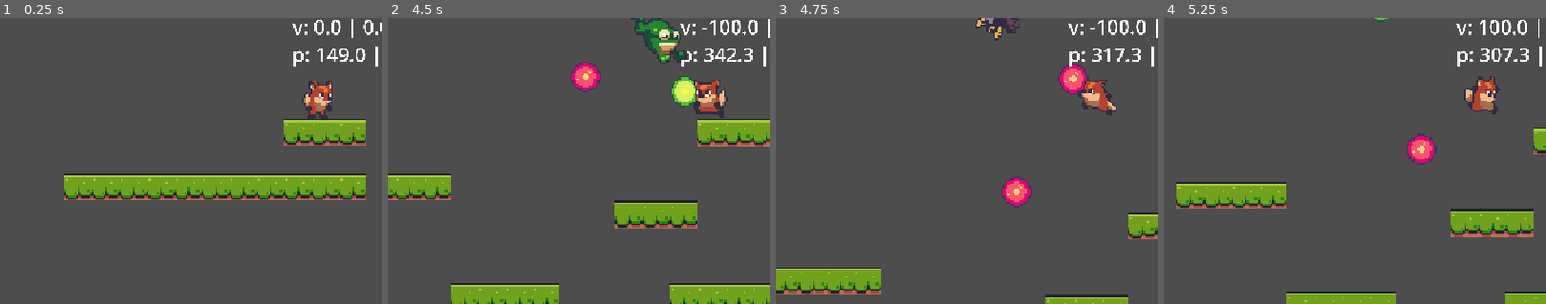
Above: before the commit, frames 1-4 (left to right).
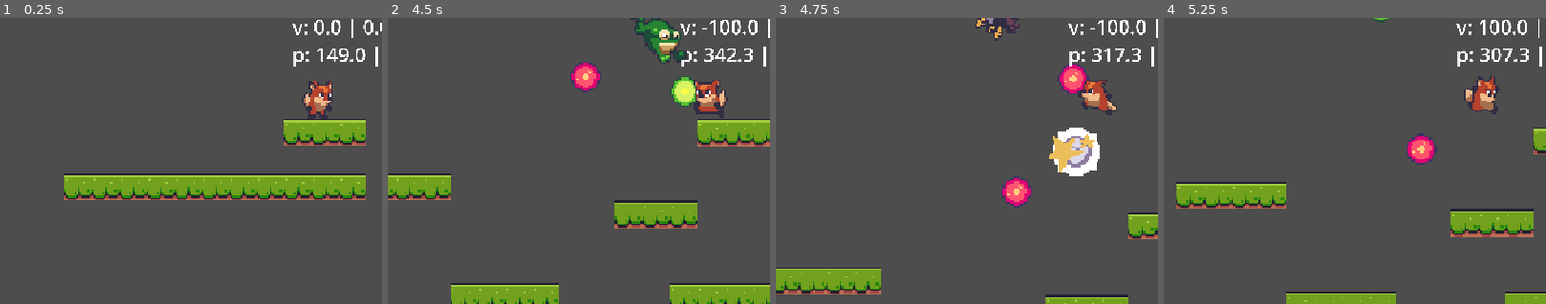
Above: after the commit, the same moments.

Repository: Mathorga/godot_training
Game: Godot game, scene res://scenes/level_base/level_base.tscn
Same seed, same stepped clock (60 frames per second), same inputs: the game is played once before the commit and once after it.
Inputs:
- Up to frame 1 (0.25 s): no input
- Up to frame 2 (4.5 s): hold M (shoot) 0.53-1.28 s; hold Right (right) 0.53-2.03 s; tap Space (jump) at 0.77, 1.52, 3.02, 3.77 s; tap M (shoot) at 1.35, 2.85, 4.35 s; hold Left (left) 2.03-2.78 s; hold M (shoot) 2.03-2.78 s; hold Right (right) 2.78-4.28 s; hold M (shoot) 3.53-4.28 s; hold Left (left) from 4.28 s (still down)
- Up to frame 3 (4.75 s): keep holding Left (left); tap Space (jump) at 4.52 s
- Up to frame 4 (5.25 s): release Left (left) at 5.03 s; hold Right (right) from 5.03 s (still down); hold M (shoot) from 5.03 s (still down)
The pictures show only the part of the screen within x 8-58%, y 37-87%; the shares and areas given below are measured in that part.

Frames 1-2 are identical in both runs. In frame 3, 1.7% of the frame differs, in the area x 71-85%, y 38-56%; in frame 4, nothing differs.

Commit message:
Added loot to foxy

Diff:
--- a/fox_antics/globals/signal_hub.gd
+++ b/fox_antics/globals/signal_hub.gd
@@ -1,6 +1,10 @@
 extends Node
 
 signal create_bullet_requested(pos: Vector2, dir: Vector2, speed: float, obj_type: Constants.ObjectType)
+signal create_object_requested(pos: Vector2, obj_type: Constants.ObjectType)
 
 func emit_create_bullet_requested(pos: Vector2, dir: Vector2, speed: float, obj_type: Constants.ObjectType) -> void:
 	create_bullet_requested.emit(pos, dir, speed, obj_type)
+
+func emit_create_object_requested(pos: Vector2, obj_type: Constants.ObjectType) -> void:
+	create_object_requested.emit(pos, obj_type)
--- a/fox_antics/scenes/enemies/enemy_base.gd
+++ b/fox_antics/scenes/enemies/enemy_base.gd
@@ -32,6 +32,8 @@
 	animated_sprite_2d.flip_h = player_ref.global_position.x > global_position.x
 
 func die() -> void:
+	SignalHub.emit_create_object_requested(global_position, Constants.ObjectType.PICKUP)
+	SignalHub.emit_create_object_requested(global_position, Constants.ObjectType.EXPLOSION)
 	set_physics_process(false)
 	queue_free()
 
--- /dev/null
+++ b/fox_antics/scenes/explosion/explosion.gd
@@ -0,0 +1,9 @@
+extends AnimatedSprite2D
+
+class_name Explosion
+
+func _enter_tree() -> void:
+	animation_finished.connect(_on_animation_finished)
+
+func _on_animation_finished() -> void:
+	queue_free()
--- /dev/null
+++ b/fox_antics/scenes/explosion/explosion.tscn
@@ -0,0 +1,61 @@
+[gd_scene load_steps=10 format=3 uid="uid://khi532tiwte"]
+
+[ext_resource type="Texture2D" uid="uid://bmcbey7ho0n4q" path="res://assets/explosion/enemy-deadth.png" id="1_plwnx"]
+[ext_resource type="Script" uid="uid://bp07x458b286u" path="res://scenes/explosion/explosion.gd" id="2_12s4q"]
+
+[sub_resource type="AtlasTexture" id="AtlasTexture_12s4q"]
+atlas = ExtResource("1_plwnx")
+region = Rect2(0, 0, 40, 41)
+
+[sub_resource type="AtlasTexture" id="AtlasTexture_wikc1"]
+atlas = ExtResource("1_plwnx")
+region = Rect2(40, 0, 40, 41)
+
+[sub_resource type="AtlasTexture" id="AtlasTexture_f5lqq"]
+atlas = ExtResource("1_plwnx")
+region = Rect2(80, 0, 40, 41)
+
+[sub_resource type="AtlasTexture" id="AtlasTexture_piueb"]
+atlas = ExtResource("1_plwnx")
+region = Rect2(120, 0, 40, 41)
+
+[sub_resource type="AtlasTexture" id="AtlasTexture_nt3ar"]
+atlas = ExtResource("1_plwnx")
+region = Rect2(160, 0, 40, 41)
+
+[sub_resource type="AtlasTexture" id="AtlasTexture_pdibq"]
+atlas = ExtResource("1_plwnx")
+region = Rect2(200, 0, 40, 41)
+
+[sub_resource type="SpriteFrames" id="SpriteFrames_782gf"]
+animations = [{
+"frames": [{
+"duration": 1.0,
+"texture": SubResource("AtlasTexture_12s4q")
+}, {
+"duration": 1.0,
+"texture": SubResource("AtlasTexture_wikc1")
+}, {
+"duration": 1.0,
+"texture": SubResource("AtlasTexture_f5lqq")
+}, {
+"duration": 1.0,
+"texture": SubResource("AtlasTexture_piueb")
+}, {
+"duration": 1.0,
+"texture": SubResource("AtlasTexture_nt3ar")
+}, {
+"duration": 1.0,
+"texture": SubResource("AtlasTexture_pdibq")
+}],
+"loop": false,
+"name": &"default",
+"speed": 12.0
+}]
+
+[node name="Explosion" type="AnimatedSprite2D"]
+sprite_frames = SubResource("SpriteFrames_782gf")
+autoplay = "default"
+frame = 5
+frame_progress = 1.0
+script = ExtResource("2_12s4q")
--- /dev/null
+++ b/fox_antics/scenes/fruit_pickup/fruit_pickup.gd
@@ -0,0 +1,22 @@
+extends Area2D
+
+class_name FruitPickup
+
+@export var points: int = 2
+
+@onready var anim: AnimatedSprite2D = $Anim
+
+func _enter_tree() -> void:
+	area_entered.connect(_on_area_entered)
+
+func _ready() -> void:
+	var names: Array[String] = []
+
+	for an_name in anim.sprite_frames.get_animation_names():
+		names.append(an_name)
+
+	anim.animation = names.pick_random()
+	anim.play()
+
+func _on_area_entered(_area: Area2D) -> void:
+	queue_free()
--- /dev/null
+++ b/fox_antics/scenes/fruit_pickup/fruit_pickup.tscn
@@ -0,0 +1,524 @@
+[gd_scene load_steps=77 format=3 uid="uid://sgkbvkxfegt8"]
+
+[ext_resource type="Script" uid="uid://d36w5iyhsyojb" path="res://scenes/fruit_pickup/fruit_pickup.gd" id="1_4w3ut"]
+[ext_resource type="Texture2D" uid="uid://kfaofne3aws1" path="res://assets/items/Bananas.png" id="1_87vt3"]
+[ext_resource type="Texture2D" uid="uid://rkf5h6m2jj81" path="res://assets/items/Cherries.png" id="2_pr4vm"]
+[ext_resource type="Texture2D" uid="uid://chsnbqwekjn0d" path="res://assets/items/Kiwi.png" id="3_4w3ut"]
+[ext_resource type="Texture2D" uid="uid://xvd1ix6fi7h8" path="res://assets/items/Melon.png" id="4_vx6nj"]
+[ext_resource type="PackedScene" uid="uid://0ijwqmkc7b6g" path="res://scenes/life_timer/life_timer.tscn" id="5_pr4vm"]
+
+[sub_resource type="AtlasTexture" id="AtlasTexture_emwii"]
+atlas = ExtResource("1_87vt3")
+region = Rect2(0, 0, 32, 32)
+
+[sub_resource type="AtlasTexture" id="AtlasTexture_01odm"]
+atlas = ExtResource("1_87vt3")
+region = Rect2(32, 0, 32, 32)
+
+[sub_resource type="AtlasTexture" id="AtlasTexture_vmcri"]
+atlas = ExtResource("1_87vt3")
+region = Rect2(64, 0, 32, 32)
+
+[sub_resource type="AtlasTexture" id="AtlasTexture_l2thl"]
+atlas = ExtResource("1_87vt3")
+region = Rect2(96, 0, 32, 32)
+
+[sub_resource type="AtlasTexture" id="AtlasTexture_66jnt"]
+atlas = ExtResource("1_87vt3")
+region = Rect2(128, 0, 32, 32)
+
+[sub_resource type="AtlasTexture" id="AtlasTexture_ocumu"]
+atlas = ExtResource("1_87vt3")
+region = Rect2(160, 0, 32, 32)
+
+[sub_resource type="AtlasTexture" id="AtlasTexture_yp1ff"]
+atlas = ExtResource("1_87vt3")
+region = Rect2(192, 0, 32, 32)
+
+[sub_resource type="AtlasTexture" id="AtlasTexture_gk3g3"]
+atlas = ExtResource("1_87vt3")
+region = Rect2(224, 0, 32, 32)
+
+[sub_resource type="AtlasTexture" id="AtlasTexture_da6rd"]
+atlas = ExtResource("1_87vt3")
+region = Rect2(256, 0, 32, 32)
+
+[sub_resource type="AtlasTexture" id="AtlasTexture_sbl50"]
+atlas = ExtResource("1_87vt3")
+region = Rect2(288, 0, 32, 32)
+
+[sub_resource type="AtlasTexture" id="AtlasTexture_h4d7d"]
+atlas = ExtResource("1_87vt3")
+region = Rect2(320, 0, 32, 32)
+
+[sub_resource type="AtlasTexture" id="AtlasTexture_5vwsr"]
+atlas = ExtResource("1_87vt3")
+region = Rect2(352, 0, 32, 32)
+
+[sub_resource type="AtlasTexture" id="AtlasTexture_stb5o"]
+atlas = ExtResource("1_87vt3")
+region = Rect2(384, 0, 32, 32)
+
+[sub_resource type="AtlasTexture" id="AtlasTexture_4jbyk"]
+atlas = ExtResource("1_87vt3")
+region = Rect2(416, 0, 32, 32)
+
+[sub_resource type="AtlasTexture" id="AtlasTexture_doapq"]
+atlas = ExtResource("1_87vt3")
+region = Rect2(448, 0, 32, 32)
+
+[sub_resource type="AtlasTexture" id="AtlasTexture_kuk4d"]
+atlas = ExtResource("1_87vt3")
+region = Rect2(480, 0, 32, 32)
+
+[sub_resource type="AtlasTexture" id="AtlasTexture_dha1c"]
+atlas = ExtResource("1_87vt3")
+region = Rect2(512, 0, 32, 32)
+
+[sub_resource type="AtlasTexture" id="AtlasTexture_gumbn"]
+atlas = ExtResource("2_pr4vm")
+region = Rect2(0, 0, 32, 32)
+
+[sub_resource type="AtlasTexture" id="AtlasTexture_us06s"]
+atlas = ExtResource("2_pr4vm")
+region = Rect2(32, 0, 32, 32)
+
+[sub_resource type="AtlasTexture" id="AtlasTexture_u1f0s"]
+atlas = ExtResource("2_pr4vm")
+region = Rect2(64, 0, 32, 32)
+
+[sub_resource type="AtlasTexture" id="AtlasTexture_jxfdb"]
+atlas = ExtResource("2_pr4vm")
+region = Rect2(96, 0, 32, 32)
+
+[sub_resource type="AtlasTexture" id="AtlasTexture_m0imx"]
+atlas = ExtResource("2_pr4vm")
+region = Rect2(128, 0, 32, 32)
+
+[sub_resource type="AtlasTexture" id="AtlasTexture_rw462"]
+atlas = ExtResource("2_pr4vm")
+region = Rect2(160, 0, 32, 32)
+
+[sub_resource type="AtlasTexture" id="AtlasTexture_3415q"]
+atlas = ExtResource("2_pr4vm")
+region = Rect2(192, 0, 32, 32)
+
+[sub_resource type="AtlasTexture" id="AtlasTexture_14ps8"]
+atlas = ExtResource("2_pr4vm")
+region = Rect2(224, 0, 32, 32)
+
+[sub_resource type="AtlasTexture" id="AtlasTexture_8uoi8"]
+atlas = ExtResource("2_pr4vm")
+region = Rect2(256, 0, 32, 32)
+
+[sub_resource type="AtlasTexture" id="AtlasTexture_dvk1j"]
+atlas = ExtResource("2_pr4vm")
+region = Rect2(288, 0, 32, 32)
+
+[sub_resource type="AtlasTexture" id="AtlasTexture_qy87x"]
+atlas = ExtResource("2_pr4vm")
+region = Rect2(320, 0, 32, 32)
+
+[sub_resource type="AtlasTexture" id="AtlasTexture_ry8sp"]
+atlas = ExtResource("2_pr4vm")
+region = Rect2(352, 0, 32, 32)
+
+[sub_resource type="AtlasTexture" id="AtlasTexture_m07fc"]
+atlas = ExtResource("2_pr4vm")
+region = Rect2(384, 0, 32, 32)
+
+[sub_resource type="AtlasTexture" id="AtlasTexture_11lei"]
+atlas = ExtResource("2_pr4vm")
+region = Rect2(416, 0, 32, 32)
+
+[sub_resource type="AtlasTexture" id="AtlasTexture_ydkqv"]
+atlas = ExtResource("2_pr4vm")
+region = Rect2(448, 0, 32, 32)
+
+[sub_resource type="AtlasTexture" id="AtlasTexture_kxtp6"]
+atlas = ExtResource("2_pr4vm")
+region = Rect2(480, 0, 32, 32)
+
+[sub_resource type="AtlasTexture" id="AtlasTexture_g4hno"]
+atlas = ExtResource("2_pr4vm")
+region = Rect2(512, 0, 32, 32)
+
+[sub_resource type="AtlasTexture" id="AtlasTexture_w1k8w"]
+atlas = ExtResource("3_4w3ut")
+region = Rect2(0, 0, 32, 32)
+
+[sub_resource type="AtlasTexture" id="AtlasTexture_tu6f7"]
+atlas = ExtResource("3_4w3ut")
+region = Rect2(32, 0, 32, 32)
+
+[sub_resource type="AtlasTexture" id="AtlasTexture_ri7e8"]
+atlas = ExtResource("3_4w3ut")
+region = Rect2(64, 0, 32, 32)
+
+[sub_resource type="AtlasTexture" id="AtlasTexture_08mle"]
+atlas = ExtResource("3_4w3ut")
+region = Rect2(96, 0, 32, 32)
+
+[sub_resource type="AtlasTexture" id="AtlasTexture_x4ies"]
+atlas = ExtResource("3_4w3ut")
+region = Rect2(128, 0, 32, 32)
+
+[sub_resource type="AtlasTexture" id="AtlasTexture_2r5yn"]
+atlas = ExtResource("3_4w3ut")
+region = Rect2(160, 0, 32, 32)
+
+[sub_resource type="AtlasTexture" id="AtlasTexture_3v7wa"]
+atlas = ExtResource("3_4w3ut")
+region = Rect2(192, 0, 32, 32)
+
+[sub_resource type="AtlasTexture" id="AtlasTexture_sl7lj"]
+atlas = ExtResource("3_4w3ut")
+region = Rect2(224, 0, 32, 32)
+
+[sub_resource type="AtlasTexture" id="AtlasTexture_8su4h"]
+atlas = ExtResource("3_4w3ut")
+region = Rect2(256, 0, 32, 32)
+
+[sub_resource type="AtlasTexture" id="AtlasTexture_3miio"]
+atlas = ExtResource("3_4w3ut")
+region = Rect2(288, 0, 32, 32)
+
+[sub_resource type="AtlasTexture" id="AtlasTexture_p4u5c"]
+atlas = ExtResource("3_4w3ut")
+region = Rect2(320, 0, 32, 32)
+
+[sub_resource type="AtlasTexture" id="AtlasTexture_gurbr"]
+atlas = ExtResource("3_4w3ut")
+region = Rect2(352, 0, 32, 32)
+
+[sub_resource type="AtlasTexture" id="AtlasTexture_omr12"]
+atlas = ExtResource("3_4w3ut")
+region = Rect2(384, 0, 32, 32)
+
+[sub_resource type="AtlasTexture" id="AtlasTexture_78rt1"]
+atlas = ExtResource("3_4w3ut")
+region = Rect2(416, 0, 32, 32)
+
+[sub_resource type="AtlasTexture" id="AtlasTexture_8vxob"]
+atlas = ExtResource("3_4w3ut")
+region = Rect2(448, 0, 32, 32)
+
+[sub_resource type="AtlasTexture" id="AtlasTexture_addkf"]
+atlas = ExtResource("3_4w3ut")
+region = Rect2(480, 0, 32, 32)
+
+[sub_resource type="AtlasTexture" id="AtlasTexture_vvenb"]
+atlas = ExtResource("3_4w3ut")
+region = Rect2(512, 0, 32, 32)
+
+[sub_resource type="AtlasTexture" id="AtlasTexture_7ke6s"]
+atlas = ExtResource("4_vx6nj")
+region = Rect2(0, 0, 32, 32)
+
+[sub_resource type="AtlasTexture" id="AtlasTexture_3esed"]
+atlas = ExtResource("4_vx6nj")
+region = Rect2(32, 0, 32, 32)
+
+[sub_resource type="AtlasTexture" id="AtlasTexture_5x7d0"]
+atlas = ExtResource("4_vx6nj")
+region = Rect2(64, 0, 32, 32)
+
+[sub_resource type="AtlasTexture" id="AtlasTexture_vi6fy"]
+atlas = ExtResource("4_vx6nj")
+region = Rect2(96, 0, 32, 32)
+
+[sub_resource type="AtlasTexture" id="AtlasTexture_gl6a7"]
+atlas = ExtResource("4_vx6nj")
+region = Rect2(128, 0, 32, 32)
+
+[sub_resource type="AtlasTexture" id="AtlasTexture_pvv7c"]
+atlas = ExtResource("4_vx6nj")
+region = Rect2(160, 0, 32, 32)
+
+[sub_resource type="AtlasTexture" id="AtlasTexture_8nuwu"]
+atlas = ExtResource("4_vx6nj")
+region = Rect2(192, 0, 32, 32)
+
+[sub_resource type="AtlasTexture" id="AtlasTexture_cp336"]
+atlas = ExtResource("4_vx6nj")
+region = Rect2(224, 0, 32, 32)
+
+[sub_resource type="AtlasTexture" id="AtlasTexture_jopsi"]
+atlas = ExtResource("4_vx6nj")
+region = Rect2(256, 0, 32, 32)
+
+[sub_resource type="AtlasTexture" id="AtlasTexture_3bb3s"]
+atlas = ExtResource("4_vx6nj")
+region = Rect2(288, 0, 32, 32)
+
+[sub_resource type="AtlasTexture" id="AtlasTexture_0v75s"]
+atlas = ExtResource("4_vx6nj")
+region = Rect2(320, 0, 32, 32)
+
+[sub_resource type="AtlasTexture" id="AtlasTexture_dajll"]
+atlas = ExtResource("4_vx6nj")
+region = Rect2(352, 0, 32, 32)
+
+[sub_resource type="AtlasTexture" id="AtlasTexture_ny63e"]
+atlas = ExtResource("4_vx6nj")
+region = Rect2(384, 0, 32, 32)
+
+[sub_resource type="AtlasTexture" id="AtlasTexture_488pw"]
+atlas = ExtResource("4_vx6nj")
+region = Rect2(416, 0, 32, 32)
+
+[sub_resource type="AtlasTexture" id="AtlasTexture_fog6g"]
+atlas = ExtResource("4_vx6nj")
+region = Rect2(448, 0, 32, 32)
+
+[sub_resource type="AtlasTexture" id="AtlasTexture_yvlnq"]
+atlas = ExtResource("4_vx6nj")
+region = Rect2(480, 0, 32, 32)
+
+[sub_resource type="AtlasTexture" id="AtlasTexture_is2gk"]
+atlas = ExtResource("4_vx6nj")
+region = Rect2(512, 0, 32, 32)
+
+[sub_resource type="SpriteFrames" id="SpriteFrames_5n60d"]
+animations = [{
+"frames": [{
+"duration": 1.0,
+"texture": SubResource("AtlasTexture_emwii")
+}, {
+"duration": 1.0,
+"texture": SubResource("AtlasTexture_01odm")
+}, {
+"duration": 1.0,
+"texture": SubResource("AtlasTexture_vmcri")
+}, {
+"duration": 1.0,
+"texture": SubResource("AtlasTexture_l2thl")
+}, {
+"duration": 1.0,
+"texture": SubResource("AtlasTexture_66jnt")
+}, {
+"duration": 1.0,
+"texture": SubResource("AtlasTexture_ocumu")
+}, {
+"duration": 1.0,
+"texture": SubResource("AtlasTexture_yp1ff")
+}, {
+"duration": 1.0,
+"texture": SubResource("AtlasTexture_gk3g3")
+}, {
+"duration": 1.0,
+"texture": SubResource("AtlasTexture_da6rd")
+}, {
+"duration": 1.0,
+"texture": SubResource("AtlasTexture_sbl50")
+}, {
+"duration": 1.0,
+"texture": SubResource("AtlasTexture_h4d7d")
+}, {
+"duration": 1.0,
+"texture": SubResource("AtlasTexture_5vwsr")
+}, {
+"duration": 1.0,
+"texture": SubResource("AtlasTexture_stb5o")
+}, {
+"duration": 1.0,
+"texture": SubResource("AtlasTexture_4jbyk")
+}, {
+"duration": 1.0,
+"texture": SubResource("AtlasTexture_doapq")
+}, {
+"duration": 1.0,
+"texture": SubResource("AtlasTexture_kuk4d")
+}, {
+"duration": 1.0,
+"texture": SubResource("AtlasTexture_dha1c")
+}],
+"loop": true,
+"name": &"banana",
+"speed": 20.0
+}, {
+"frames": [{
+"duration": 1.0,
+"texture": SubResource("AtlasTexture_gumbn")
+}, {
+"duration": 1.0,
+"texture": SubResource("AtlasTexture_us06s")
+}, {
+"duration": 1.0,
+"texture": SubResource("AtlasTexture_u1f0s")
+}, {
+"duration": 1.0,
+"texture": SubResource("AtlasTexture_jxfdb")
+}, {
+"duration": 1.0,
+"texture": SubResource("AtlasTexture_m0imx")
+}, {
+"duration": 1.0,
+"texture": SubResource("AtlasTexture_rw462")
+}, {
+"duration": 1.0,
+"texture": SubResource("AtlasTexture_3415q")
+}, {
+"duration": 1.0,
+"texture": SubResource("AtlasTexture_14ps8")
+}, {
+"duration": 1.0,
+"texture": SubResource("AtlasTexture_8uoi8")
+}, {
+"duration": 1.0,
+"texture": SubResource("AtlasTexture_dvk1j")
+}, {
+"duration": 1.0,
+"texture": SubResource("AtlasTexture_qy87x")
+}, {
+"duration": 1.0,
+"texture": SubResource("AtlasTexture_ry8sp")
+}, {
+"duration": 1.0,
+"texture": SubResource("AtlasTexture_m07fc")
+}, {
+"duration": 1.0,
+"texture": SubResource("AtlasTexture_11lei")
+}, {
+"duration": 1.0,
+"texture": SubResource("AtlasTexture_ydkqv")
+}, {
+"duration": 1.0,
+"texture": SubResource("AtlasTexture_kxtp6")
+}, {
+"duration": 1.0,
+"texture": SubResource("AtlasTexture_g4hno")
+}],
+"loop": true,
+"name": &"cherry",
+"speed": 15.0
+}, {
+"frames": [{
+"duration": 1.0,
+"texture": SubResource("AtlasTexture_w1k8w")
+}, {
+"duration": 1.0,
+"texture": SubResource("AtlasTexture_tu6f7")
+}, {
+"duration": 1.0,
+"texture": SubResource("AtlasTexture_ri7e8")
+}, {
+"duration": 1.0,
+"texture": SubResource("AtlasTexture_08mle")
+}, {
+"duration": 1.0,
+"texture": SubResource("AtlasTexture_x4ies")
+}, {
+"duration": 1.0,
+"texture": SubResource("AtlasTexture_2r5yn")
+}, {
+"duration": 1.0,
+"texture": SubResource("AtlasTexture_3v7wa")
+}, {
+"duration": 1.0,
+"texture": SubResource("AtlasTexture_sl7lj")
+}, {
+"duration": 1.0,
+"texture": SubResource("AtlasTexture_8su4h")
+}, {
+"duration": 1.0,
+"texture": SubResource("AtlasTexture_3miio")
+}, {
+"duration": 1.0,
+"texture": SubResource("AtlasTexture_p4u5c")
+}, {
+"duration": 1.0,
+"texture": SubResource("AtlasTexture_gurbr")
+}, {
+"duration": 1.0,
+"texture": SubResource("AtlasTexture_omr12")
+}, {
+"duration": 1.0,
+"texture": SubResource("AtlasTexture_78rt1")
+}, {
+"duration": 1.0,
+"texture": SubResource("AtlasTexture_8vxob")
+}, {
+"duration": 1.0,
+"texture": SubResource("AtlasTexture_addkf")
+}, {
+"duration": 1.0,
+"texture": SubResource("AtlasTexture_vvenb")
+}],
+"loop": true,
+"name": &"kiwi",
+"speed": 15.0
+}, {
+"frames": [{
+"duration": 1.0,
+"texture": SubResource("AtlasTexture_7ke6s")
+}, {
+"duration": 1.0,
+"texture": SubResource("AtlasTexture_3esed")
+}, {
+"duration": 1.0,
+"texture": SubResource("AtlasTexture_5x7d0")
+}, {
+"duration": 1.0,
+"texture": SubResource("AtlasTexture_vi6fy")
+}, {
+"duration": 1.0,
+"texture": SubResource("AtlasTexture_gl6a7")
+}, {
+"duration": 1.0,
+"texture": SubResource("AtlasTexture_pvv7c")
+}, {
+"duration": 1.0,
+"texture": SubResource("AtlasTexture_8nuwu")
+}, {
+"duration": 1.0,
+"texture": SubResource("AtlasTexture_cp336")
+}, {
+"duration": 1.0,
+"texture": SubResource("AtlasTexture_jopsi")
+}, {
+"duration": 1.0,
+"texture": SubResource("AtlasTexture_3bb3s")
+}, {
+"duration": 1.0,
+"texture": SubResource("AtlasTexture_0v75s")
+}, {
+"duration": 1.0,
+"texture": SubResource("AtlasTexture_dajll")
+}, {
+"duration": 1.0,
+"texture": SubResource("AtlasTexture_ny63e")
+}, {
+"duration": 1.0,
+"texture": SubResource("AtlasTexture_488pw")
+}, {
+"duration": 1.0,
+"texture": SubResource("AtlasTexture_fog6g")
+}, {
+"duration": 1.0,
+"texture": SubResource("AtlasTexture_yvlnq")
+}, {
+"duration": 1.0,
+"texture": SubResource("AtlasTexture_is2gk")
+}],
+"loop": true,
+"name": &"melon",
+"speed": 15.0
+}]
+
+[sub_resource type="CircleShape2D" id="CircleShape2D_87vt3"]
+
+[node name="FruitPickup" type="Area2D"]
+collision_layer = 0
+collision_mask = 2
+script = ExtResource("1_4w3ut")
+
+[node name="Anim" type="AnimatedSprite2D" parent="."]
+sprite_frames = SubResource("SpriteFrames_5n60d")
+animation = &"melon"
+
+[node name="CollisionShape2D" type="CollisionShape2D" parent="."]
+shape = SubResource("CircleShape2D_87vt3")
+
+[node name="LifeTimer" parent="." instance=ExtResource("5_pr4vm")]
+life_time = 10.0
--- a/fox_antics/scenes/object_maker/object_maker.gd
+++ b/fox_antics/scenes/object_maker/object_maker.gd
@@ -5,15 +5,26 @@
 const OBJECT_SCENES: Dictionary[Constants.ObjectType, PackedScene] = {
 	Constants.ObjectType.PLAYER_BULLET: preload("uid://bnuqog6euleuu"),
 	Constants.ObjectType.ENEMY_BULLET: preload("uid://bdpaamkwcme0q"),
+	Constants.ObjectType.EXPLOSION: preload("uid://khi532tiwte"),
+	Constants.ObjectType.PICKUP: preload("uid://sgkbvkxfegt8"),
 }
 
 func _enter_tree() -> void:
-	SignalHub.create_bullet_requested.connect(on_create_bullet_requested)
+	SignalHub.create_bullet_requested.connect(_on_create_bullet_requested)
+	SignalHub.create_object_requested.connect(_on_create_object_requested)
 
-func on_create_bullet_requested(pos: Vector2, dir: Vector2, speed: float, obj_type: Constants.ObjectType) -> void:
+func _on_create_bullet_requested(pos: Vector2, dir: Vector2, speed: float, obj_type: Constants.ObjectType) -> void:
 	if not OBJECT_SCENES.has(obj_type):
 		return
 
 	var spawned_obj: BaseBullet = OBJECT_SCENES[obj_type].instantiate()
 	spawned_obj.setup(pos, dir, speed)
 	call_deferred("add_child", spawned_obj)
+
+func _on_create_object_requested(pos: Vector2, obj_type: Constants.ObjectType) -> void:
+	if not OBJECT_SCENES.has(obj_type):
+		return
+
+	var spawned_obj: Node2D = OBJECT_SCENES[obj_type].instantiate()
+	spawned_obj.global_position = pos
+	call_deferred("add_child", spawned_obj)
Not shown, added: fox_antics/scenes/explosion/explosion.gd.uid
Not shown, added: fox_antics/scenes/fruit_pickup/fruit_pickup.gd.uid
